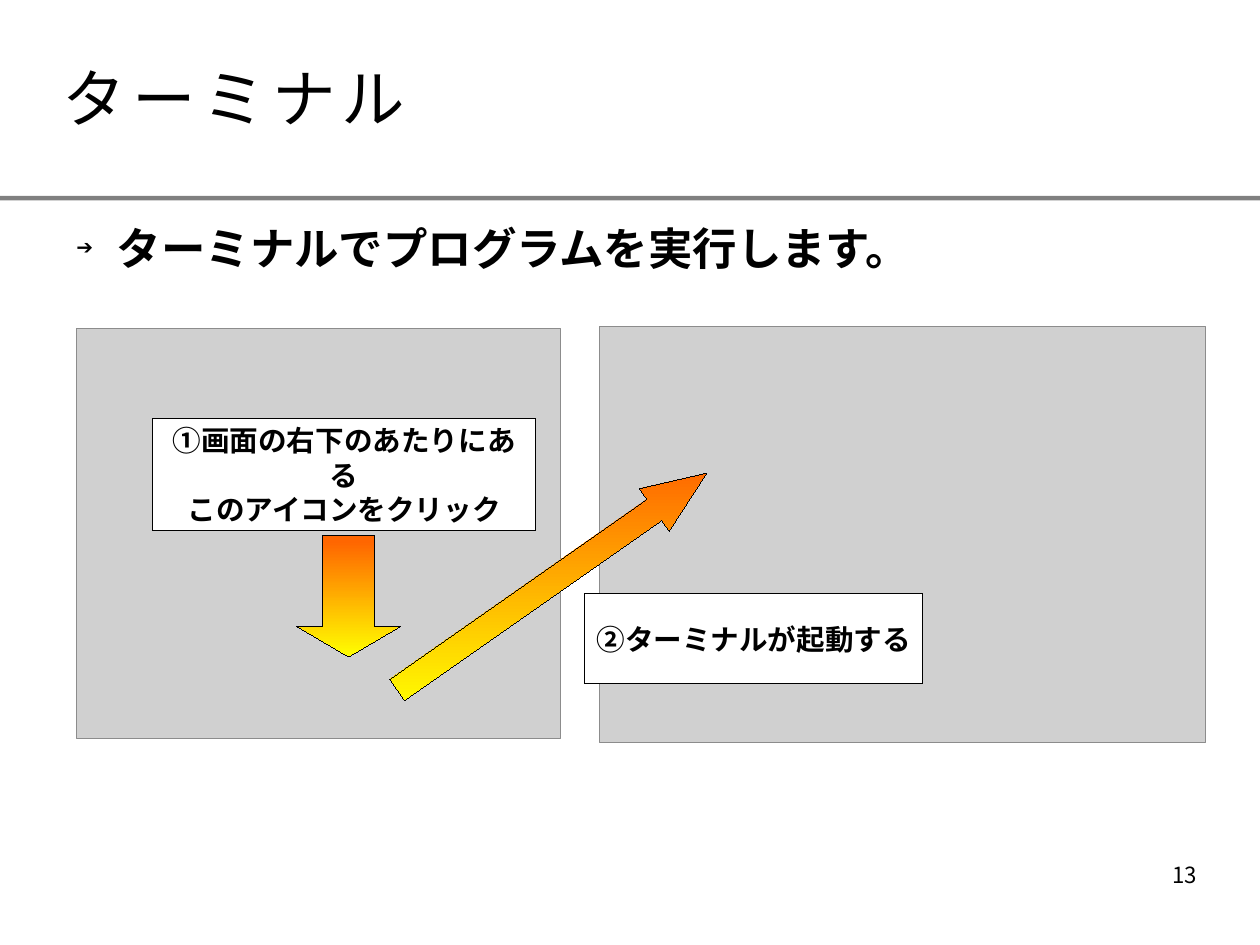
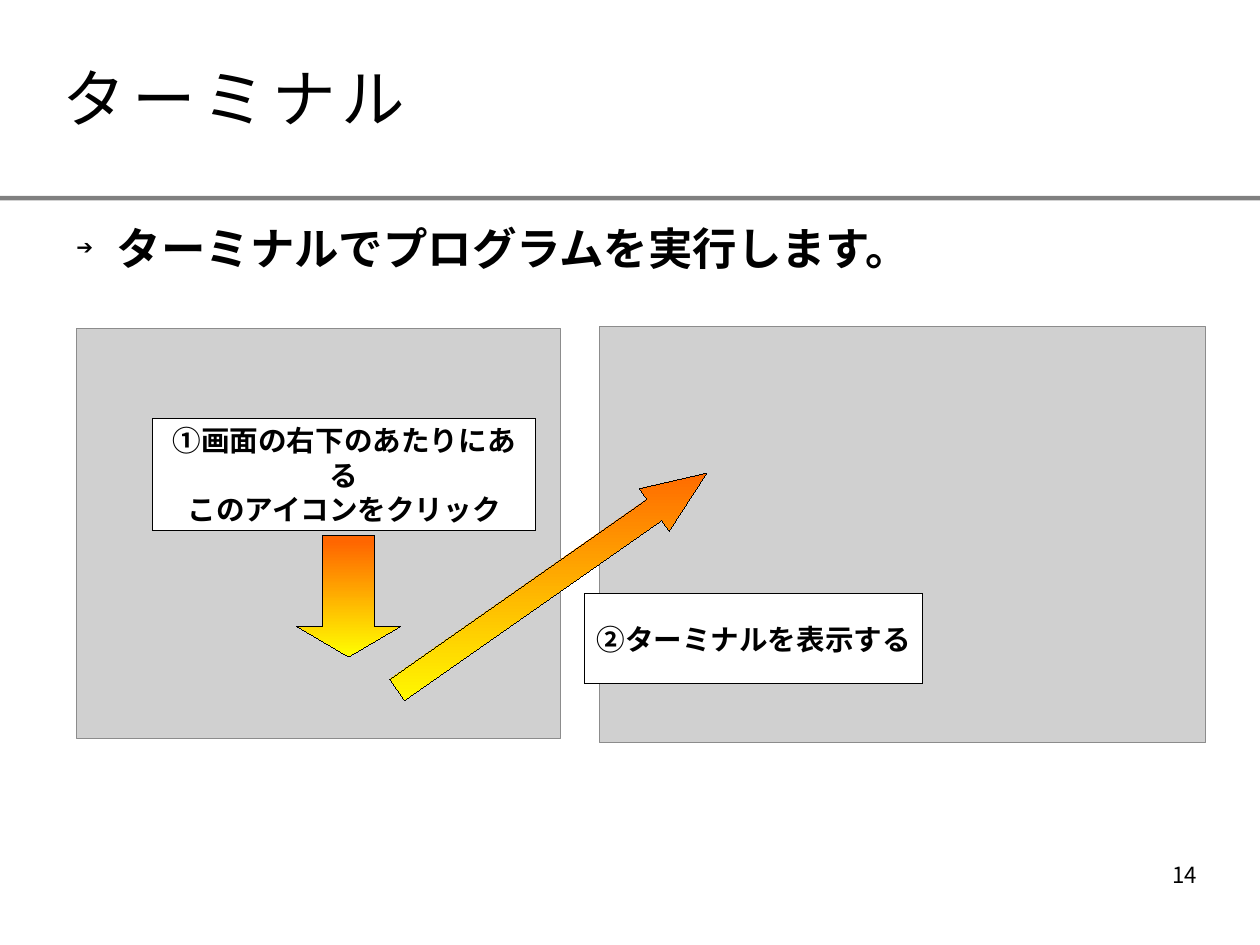
Before and after one commit to smalruby/ruby-school-mjh, a slide deck: slide 14 of mac/2014/doc/text.odp (slide 13 before the commit). Drawn at 1260x945 pixels with LibreOffice and Linux fonts; fonts in the diff are those of the drawing; grey boxes stand for pictures; background and template pictures are left out. Boxes give left, top, right and bottom in pixels: in the first picture for what was removed or moved away, otherwise in the second. Text is boxed around its words. In the diff, an @@ line names an element or a change of style, - is before the commit and + after.

```diff
--- a/mac/2014/doc/text.odp
+++ b/mac/2014/doc/text.odp
@@ text in rectangle at bbox=[597, 625, 911, 653]: text changed @@
-②ターミナルが起動する
+②ターミナルを表示する
@@ page number at bbox=[1172, 866, 1197, 883]: text changed @@
-13
+14
```
Also in this commit, not shown: 4 other slides changed, 2 slides added, 1 slide removed.
